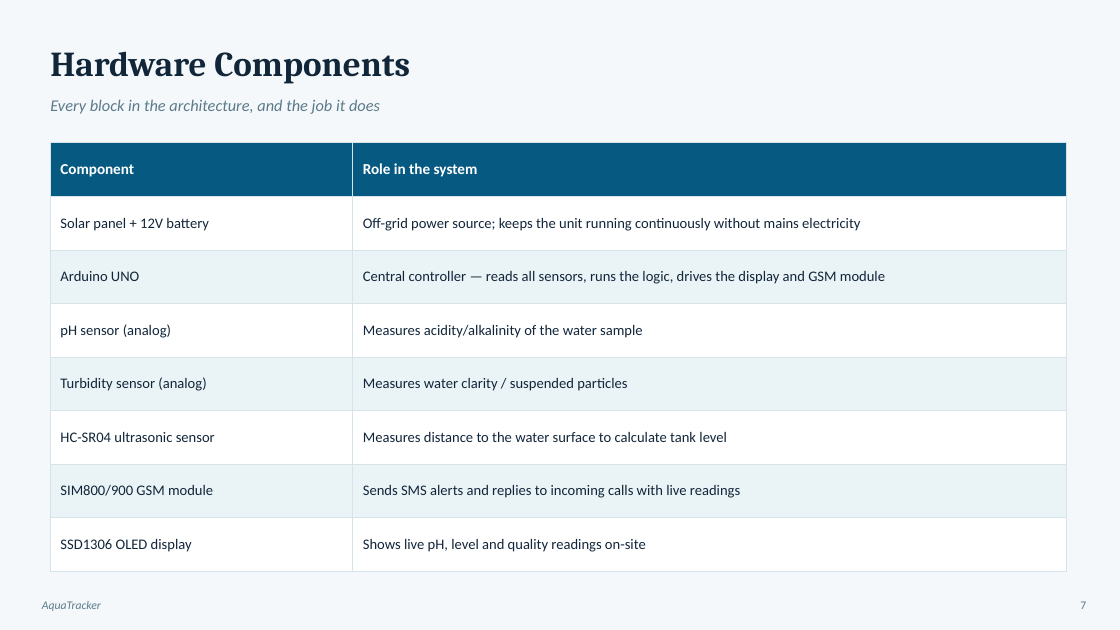
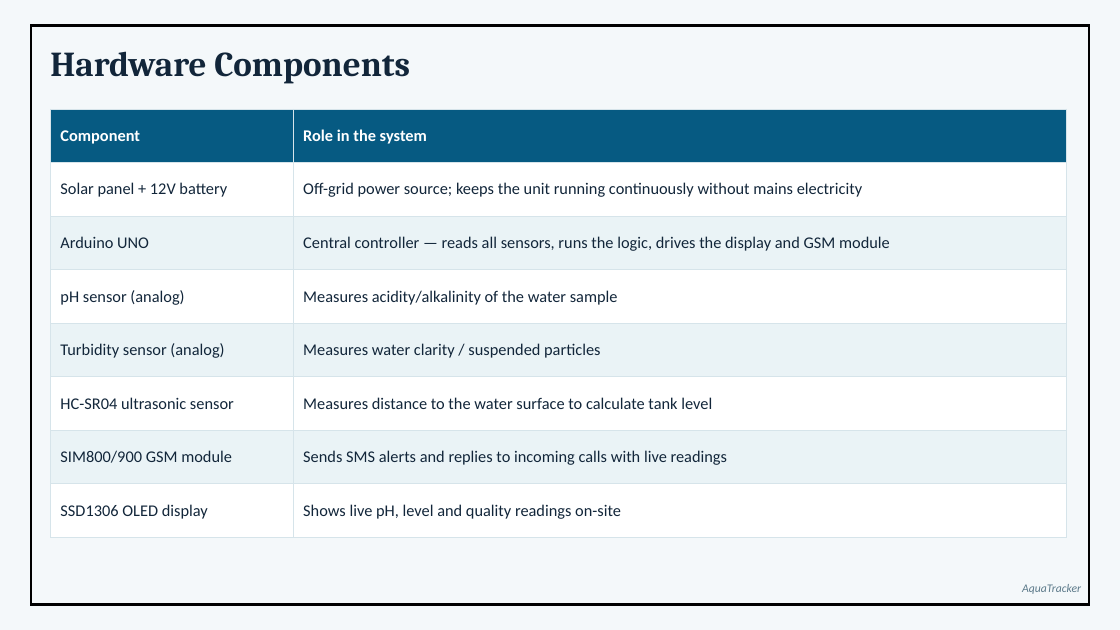
Before and after one commit to RahulR-007/AquaTracker, a slide deck: slide 7 of docs/presentations/AquaTracker_Presentation.pptx. Drawn at 1120x630 pixels with LibreOffice and Linux fonts; fonts in the diff are those of the drawing. Boxes give left, top, right and bottom in pixels: in the first picture for what was removed or moved away, otherwise in the second. Text is boxed around its words. In the diff, an @@ line names an element or a change of style, - is before the commit and + after.

```diff
--- a/docs/presentations/AquaTracker_Presentation.pptx
+++ b/docs/presentations/AquaTracker_Presentation.pptx
@@ rectangle added at bbox=[31, 26, 1090, 605], outline #000000 2.25 pt @@
@@ table at bbox=[50, 109, 1067, 538] @@
@@ size 13 to 14 pt in "Component", "Role in the system" @@
@@ size 12.5 to 14 pt @@
@@ table: place and size @@
-table at bbox=[50, 143, 1067, 571]
+table at bbox=[50, 109, 1067, 538]
@@ text removed at bbox=[50, 99, 380, 114] @@
-Every block in the architecture, and the job it does
@@ text "AquaTracker": place and size @@
-text "AquaTracker" at bbox=[42, 601, 101, 611]
+text "AquaTracker" at bbox=[1022, 584, 1081, 594]
@@ text removed at bbox=[1080, 601, 1086, 609] @@
-7
```
Also in this commit, not shown: 10 other slides changed, 1 slide added, 1 slide removed, 2 other files.
